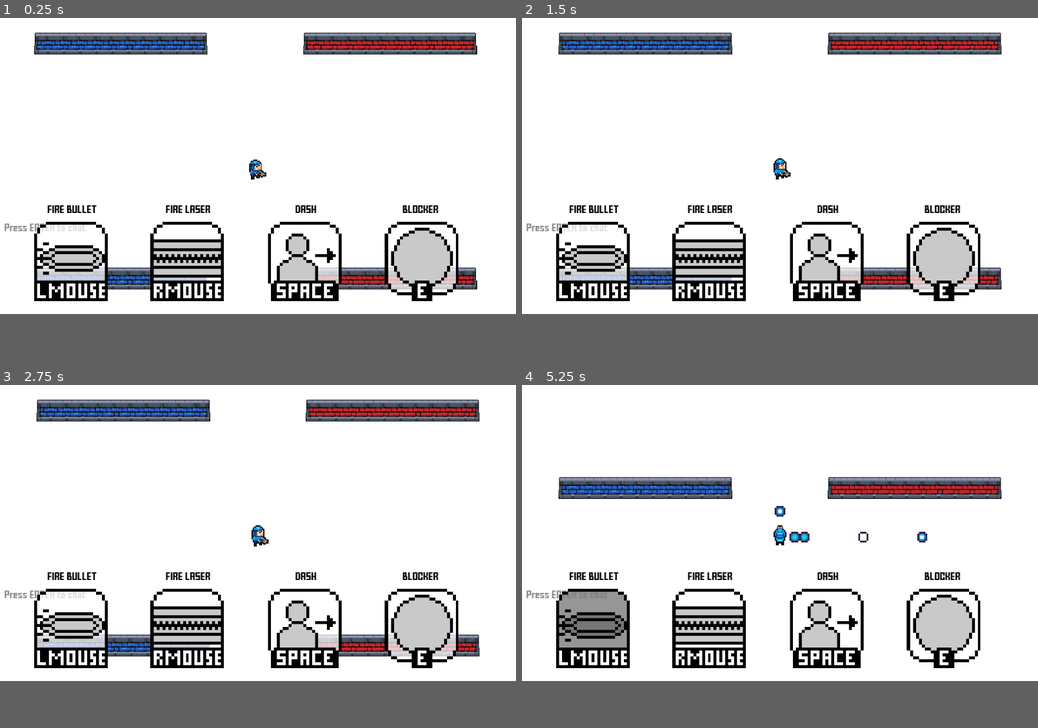
Above: before the commit, frames 1-4 (two rows, left to right).
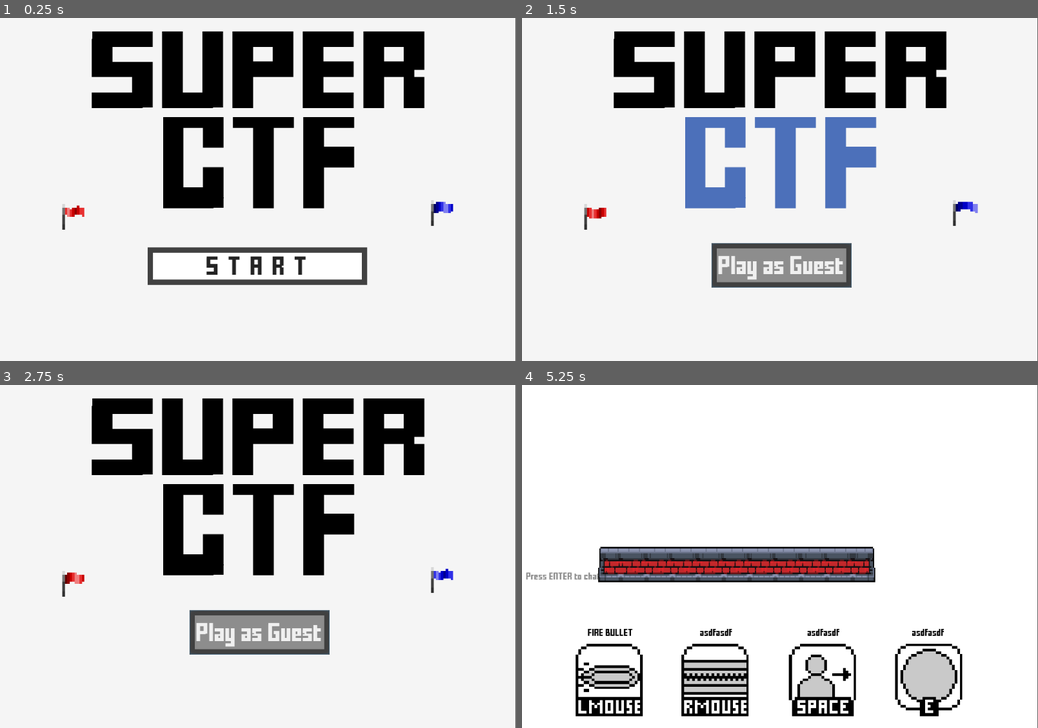
Above: after the commit, the same moments.

Repository: MarshallJDem/SuperCTF
Game: Godot game, scene res://TitleScreen.tscn
Same seed, same stepped clock (60 frames per second), same inputs: the game is played once before the commit and once after it. Sound files missing from this copy of the repository are replaced by a short silence.
Inputs (mouse positions are in pixels of both pictures, inside the frame that each line leads up to):
- Up to frame 1 (0.25 s): no input
- Up to frame 2 (1.5 s): click (780, 230) at 0.5 s, where only the run after the commit has a clickable "START"; click (780, 230) at 1.25 s, where only the run after the commit has a clickable "Play as Guest"
- Up to frame 3 (2.75 s): click (258, 597) at 2 s, where only the run after the commit has a clickable "Play as Guest"
- Up to frame 4 (5.25 s): tap Enter at 2.75, 2.85 s; move the mouse to (893, 518) at 2.77 s; hold Right 2.78-3.53 s; click (893, 518) at 2.92 s; tap Space at 3.02, 3.77 s; move the mouse to (676, 546) at 3.52 s; hold S 3.53-4.28 s; tap 2 at 3.6 s; click (676, 546) at 3.67 s; move the mouse to (831, 467) at 4.27 s; hold Right 4.28-5.03 s; tap 3 at 4.35 s; click (831, 467) at 4.42 s; move the mouse to (754, 590) at 5.02 s; hold Up from 5.03 s (still down); tap H at 5.1 s; click (754, 590) at 5.17 s
In our replay, the window is 800x460 before the commit and 799x533 after it. These sizes can differ from the game's own. Grey fills any space a smaller window leaves; there, only what the larger window draws over its background counts as a difference.

The runs differ from the first frame. In frame 1, 29% of the frame differs, in the area x 0-93%, y 3-83%; in frame 2, 30%; in frame 3, 30%; in frame 4, 26%.

Commit message:
Lots of new changes to bullets to compensate for latency. Bullets are now spawn with a delay so that it looks like it comes out of the also delayed puppet. However now it speeds it at the beginning of its trajectory to eventually match where the bullet actually should be. This still needs some tweaking

Diff:
--- a/GameContent/Bullet.gd
+++ b/GameContent/Bullet.gd
@@ -12,6 +12,8 @@
 var initial_real_pos;
 # The first position the bullet started at as a puppet (slightly down trajectory)
 var initial_puppet_pos;
+# The time the puppet began its trajectory
+var puppet_time_shot;
 
 func _ready():
 	$Death_Timer2.connect("timeout", self, "_death_timer_ended");
@@ -27,8 +29,10 @@
 		# Start the bullet slightly down directory to help with lag sync a bit
 		position = position + (direction * Globals.lag_comp_headstart_dist);
 		initial_puppet_pos = position;
+		puppet_time_shot = OS.get_system_time_msecs();
 		if Globals.testing:
-			initial_time_shot = initial_time_shot - 1
+			initial_time_shot = initial_time_shot - 100
+	print(is_from_puppet);
 
 func _process(delta):
 	move(delta);
@@ -42,15 +46,14 @@
 
 # Given an amount of delta time, moves the bullet in its trajectory direction using its speed
 func move(delta):
+	var time_elapsed = (OS.get_system_time_msecs() - initial_time_shot)/1000.0;
+	var real_position = initial_real_pos + (direction * speed * time_elapsed);
 	if $Lag_Comp_Timer.time_left > 0:
-
-		# Use
-		var time_elapsed = OS.get_system_time_msecs() - (initial_time_shot - Globals.player_lerp_time);
-		print(time_elapsed);
-		var real_position = initial_real_pos + (direction * speed * time_elapsed);
-		position = lerp(initial_puppet_pos, initial_real_pos, 1 - ($Lag_Comp_Timer.time_left/$Lag_Comp_Timer.wait_time))
+		var puppet_time_elapsed = (OS.get_system_time_msecs() - puppet_time_shot)/1000.0;
+		var puppet_position = initial_puppet_pos + (direction * speed * puppet_time_elapsed);
+		position = lerp(puppet_position, real_position, 1.0 - ($Lag_Comp_Timer.time_left/$Lag_Comp_Timer.wait_time))
 	else:
-		position = position + (direction * speed * delta);
+		position = real_position;
 
 # Called when the animation timer fires
 func _animation_timer_ended():
--- a/GameContent/Bullet.tscn
+++ b/GameContent/Bullet.tscn
@@ -45,5 +45,5 @@
 autostart = true
 
 [node name="Lag_Comp_Timer" type="Timer" parent="."]
-wait_time = 0.5
+wait_time = 0.1
 one_shot = true
--- a/GameContent/Main.tscn
+++ b/GameContent/Main.tscn
@@ -131,6 +131,9 @@
 custom_colors/font_color = Color( 0, 0.180392, 1, 1 )
 align = 1
 valign = 1
+__meta__ = {
+"_edit_use_anchors_": false
+}
 
 [node name="Big_Label_Red" type="Label" parent="UI_Layer"]
 anchor_right = 1.0
--- a/GameContent/Player.gd
+++ b/GameContent/Player.gd
@@ -278,7 +278,8 @@
 func shoot_bullet(direction):
 	$Shoot_Cooldown_Timer.start();
 	bullets_shot = bullets_shot + 1;
-	var bullet_start = position + get_node("Bullet_Starts/" + String($Sprite_Top.frame % $Sprite_Top.hframes)).position;
+	# Re-enable the code below to have the bullet start out of the end of the gun
+	var bullet_start = position# + get_node("Bullet_Starts/" + String($Sprite_Top.frame % $Sprite_Top.hframes)).position;
 	var bullet = spawn_bullet(bullet_start, get_tree().get_network_unique_id(), direction,OS.get_system_time_msecs(), null);
 	#camera_ref.shake();
 	$Shoot_Animation_Timer.start();
@@ -305,12 +306,12 @@
 	bullet.player_id = player_id;
 	bullet.team_id = team_id;
 	bullet.initial_time_shot = time_shot
+	bullet.set_network_master(player_id);
 	if team_id == 0:
 		bullet.get_node("Sprite").set_texture(bullet_atlas_blue);
 	elif team_id == 1:
 		bullet.get_node("Sprite").set_texture(bullet_atlas_red);
 	get_tree().get_root().get_node("MainScene").add_child(bullet);
-	bullet.set_network_master(player_id);
 	if bullet_name != null:
 		bullet.name = bullet_name;
 		print("Received: " + bullet_name);
@@ -587,7 +588,7 @@
 		var players = get_tree().get_root().get_node("MainScene/NetworkController").players;
 		for i in players: # For each player
 			if i != player_id && i != 1: # Don't do it for the player who sent it or for the server
-				get_tree().get_root().get_node("MainScene/Players/" + str(player_id)).rpc_id(i, "receive_bullet", pos, player_id, direction, bullet_name);
+				get_tree().get_root().get_node("MainScene/Players/" + str(player_id)).rpc_id(i, "receive_bullet", pos, player_id, direction,time_shot, bullet_name);
 		spawn_bullet(pos, player_id, direction,time_shot, bullet_name); # Also call it locally for the server
 
 # "Receives" a bullet from the server that was shot by another client
--- a/Globals.gd
+++ b/Globals.gd
@@ -24,10 +24,9 @@
 # Whether or not lasers should destroy bullets
 var lasers_destroy_bullets = true;
 # Whether to run in testing mode (for development uses)
-var testing = true;
+var testing = false;
 var forcefield_cooldown = 3;
-var lag_comp_headstart_dist = 50;
-
+var lag_comp_headstart_dist = 75;
 
 func write_save_data():
 	var file = File.new()
--- a/TitleScreen.tscn
+++ b/TitleScreen.tscn
@@ -85,7 +85,6 @@
 position = Vector2( 20.7922, -30.4714 )
 scale = Vector2( 4.57399, 4.57399 )
 frames = SubResource( 1 )
-frame = 1
 playing = true
 
 [node name="Red_Sprite" type="AnimatedSprite" parent="UI_Layer/Label/Flag2"]
@@ -93,7 +92,6 @@
 position = Vector2( 20.7922, -30.4714 )
 scale = Vector2( 4.57399, 4.57399 )
 frames = SubResource( 2 )
-frame = 1
 playing = true
 
 [node name="Area2D" type="Area2D" parent="UI_Layer/Label/Flag2" groups=[
--- a/project.godot
+++ b/project.godot
@@ -25,8 +25,8 @@
 
 [display]
 
-window/size/width=876
-window/size/height=504
+window/size/width=960
+window/size/height=640
 mouse_cursor/custom_image="res://crosshair.png"
 mouse_cursor/custom_image_hotspot=Vector2( 18, 18 )
 
Not shown, changed: HTML5_Export/CTF.js
Not shown, changed: HTML5_Export/CTF.pck
Not shown, changed: HTML5_Export/CTF.wasm
Not shown, changed: Linux_Export/ctf.pck
